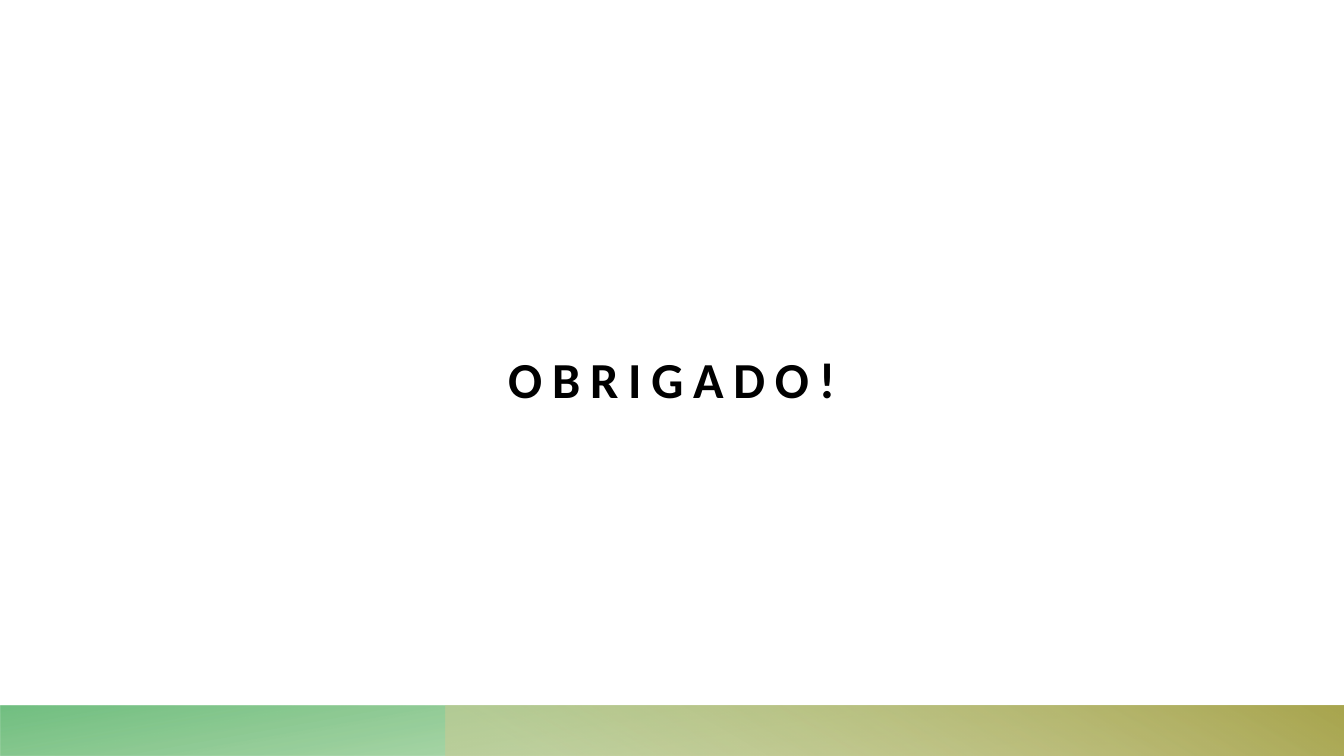
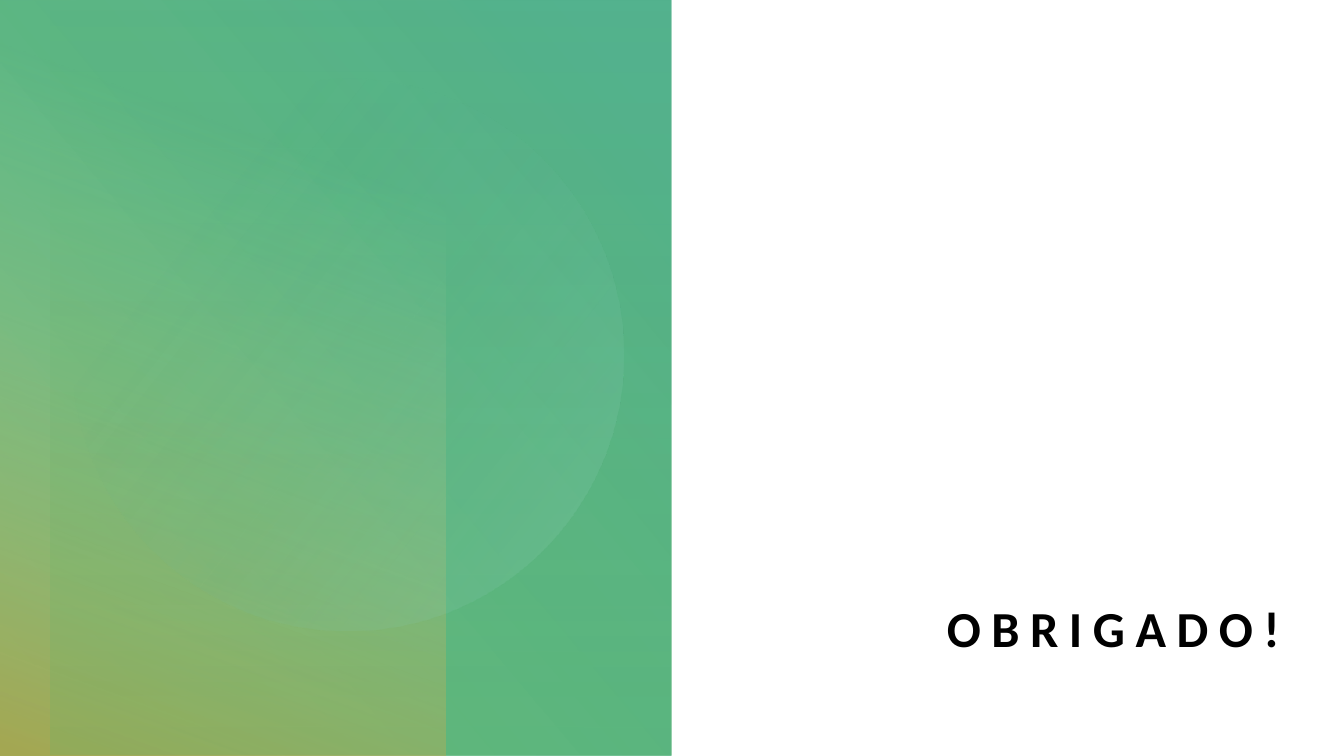
Before and after one commit to lvplazaro/PI-IES0202402, a slide deck: slide 12 of PI-IES0202402/Apresentações/Pitch 011024.pptx (slide 9 before the commit). Drawn at 1344x756 pixels with LibreOffice and Linux fonts; fonts in the diff are those of the drawing. Boxes give left, top, right and bottom in pixels: in the first picture for what was removed or moved away, otherwise in the second. Text is boxed around its words. In the diff, an @@ line names an element or a change of style, - is before the commit and + after.

```diff
--- a/PI-IES0202402/Apresentações/Pitch 011024.pptx
+++ b/PI-IES0202402/Apresentações/Pitch 011024.pptx
@@ rectangle added at (0, 0, 1344, 756), fill #FFFFFF @@
@@ rectangle added at (0, 0, 673, 756), fill gradient #53B28E to #58B46B @@
@@ rectangle added at (0, 2, 446, 756), fill gradient #9BD2A6 to #A9A64F @@
@@ ellipse added at (0, 0, 721, 728), fill gradient #53B28E to #98D1BB @@
@@ rectangle added at (50, 3, 673, 754), fill gradient #58B46B to #66B253 @@
@@ title "OBRIGADO!": place and size @@
-title "OBRIGADO!" at (508, 363, 835, 399)
+title "OBRIGADO!" at (947, 612, 1280, 648)
@@ title "OBRIGADO!" at (947, 612, 1280, 648): letter spacing 7 to 7.5 pt; alignment centre to right @@
@@ rectangle added at (0, 706, 1344, 756), fill gradient #66B253 to #58B46B @@
@@ rectangle added at (446, 706, 1344, 756), fill gradient #CDCB94 to #A9A64F @@
```
Also in this commit, not shown: 1 other slide changed, 4 slides added, 1 slide removed.
